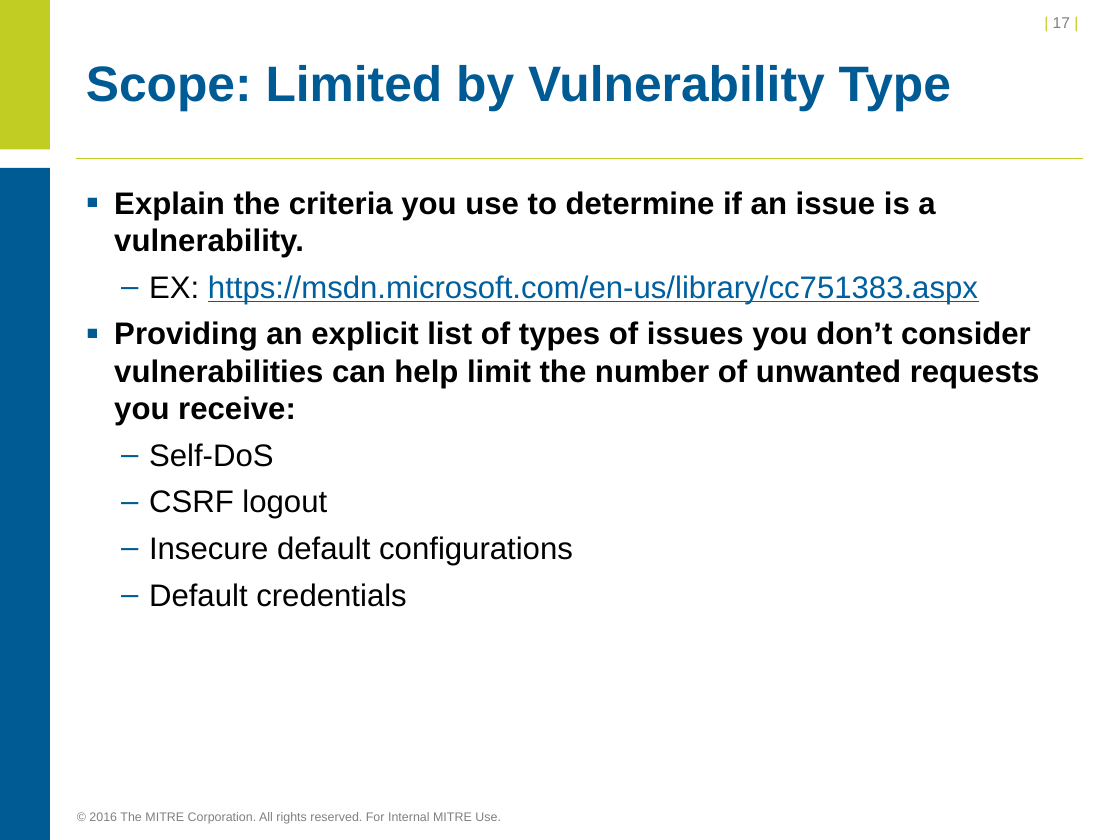
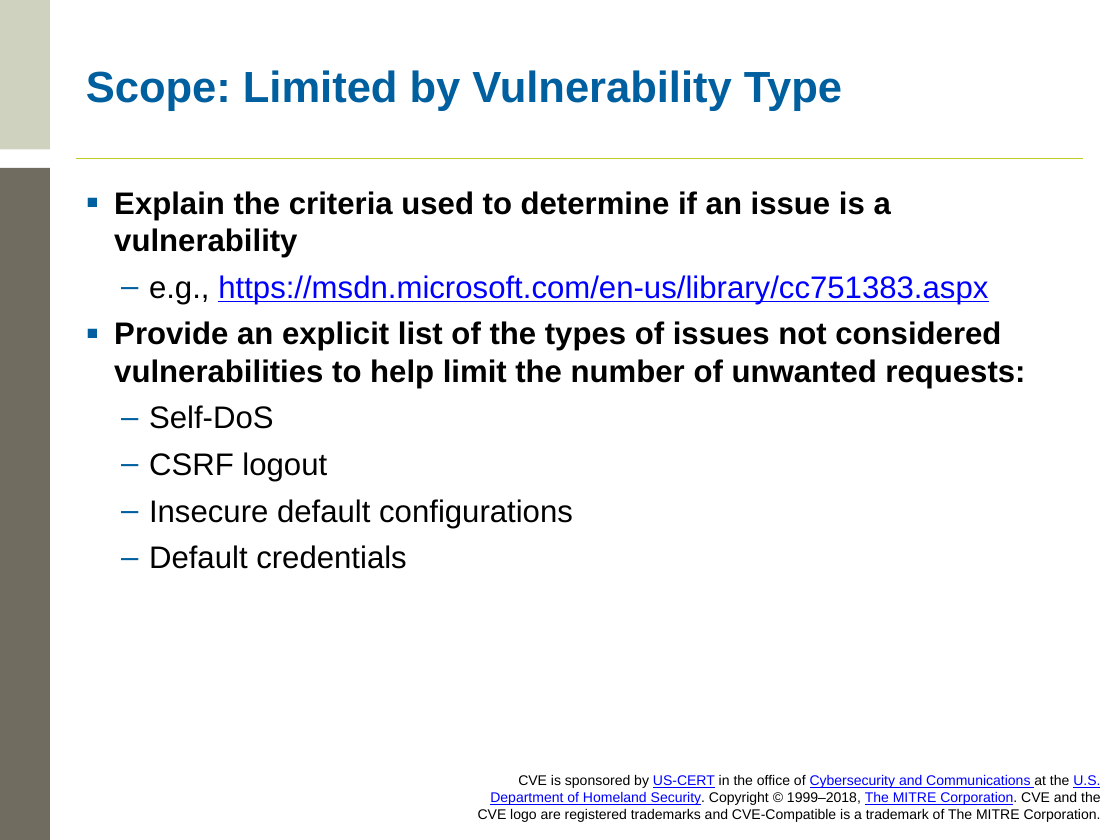
Before and after one commit to CVEProject/cveproject.github.io, a slide deck: slide 17 of cna/Becoming a CNA.pptx. Drawn at 1120x840 pixels with LibreOffice and Linux fonts; fonts in the diff are those of the drawing; background and template pictures are left out. Boxes give left, top, right and bottom in pixels: in the first picture for what was removed or moved away, otherwise in the second. Text is boxed around its words. In the diff, an @@ line names an element or a change of style, - is before the commit and + after.

```diff
--- a/cna/Becoming a CNA.pptx
+++ b/cna/Becoming a CNA.pptx
@@ rectangle at box(0, 0, 50, 149): fill #C1CD23 to #D0D2C0 @@
@@ page number removed at box(1053, 17, 1070, 28) @@
-| 17 |
@@ title "Scope: Limited by Vulnerability Type" at box(86, 70, 842, 111): size 32 to 28 pt, text colour #005B94 to #005F9E @@
@@ rectangle at box(0, 168, 50, 840): fill #005B94 to #706C60 @@
@@ text at box(114, 191, 1025, 388): text changed @@
-▪ Explain the criteria you use to determine if an issue is a vulnerability.
-  – EX: https://msdn.microsoft.com/en-us/library/cc751383.aspx
-▪ Providing an explicit list of types of issues you don’t consider vulnerabilities can help limit the number of unwanted requests you receive:
+▪ Explain the criteria used to determine if an issue is a vulnerability
+  – e.g., https://msdn.microsoft.com/en-us/library/cc751383.aspx
+▪ Provide an explicit list of the types of issues not considered vulnerabilities to help limit the number of unwanted requests:
@@ text at box(149, 405, 573, 569): bullet colour #005B94 to #005F9E @@
@@ text added at box(478, 775, 1101, 822), 9 pt, text #000000 @@
+CVE is sponsored by US-CERT in the office of Cybersecurity and Communications at the U.S. Department of Homeland Security. Copyright © 1999–2018, The MITRE Corporation. CVE and the CVE logo are registered trademarks and CVE-Compatible is a trademark of The MITRE Corporation.
@@ text removed at box(89, 812, 501, 824) @@
-© 2016 The MITRE Corporation. All rights reserved. For Internal MITRE Use.
```
Also in this commit, not shown: 36 other slides changed, 3 slides added, 1 slide removed.
